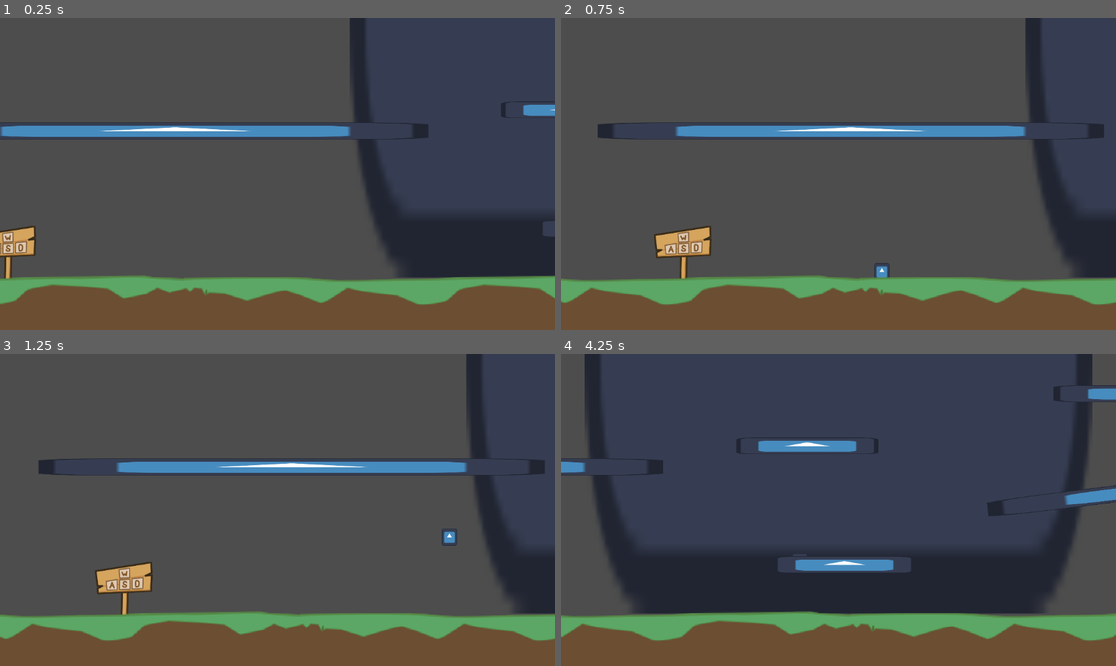
Above: before the commit, frames 1-4 (two rows, left to right).
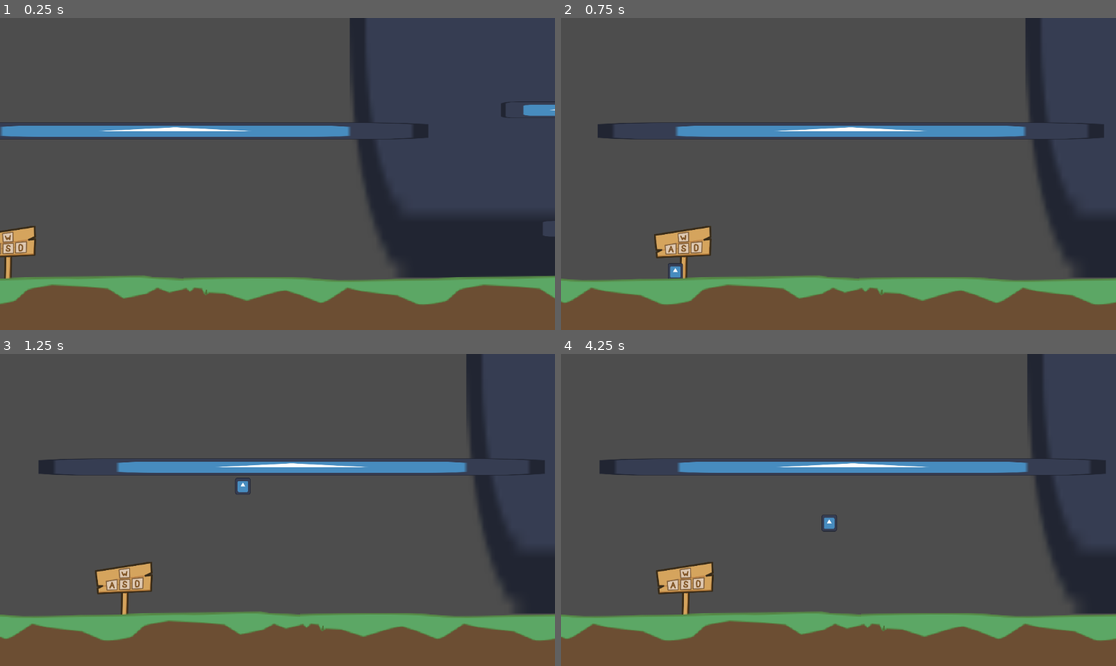
Above: after the commit, the same moments.

Repository: meatball133/GameJam2D
Game: Godot game, scene res://node_2d.tscn
Same seed, same stepped clock (60 frames per second), same inputs: the game is played once before the commit and once after it. The engine's default icon, where the game draws it, is replaced by a stand-in: a white triangle on a blue panel in a dark square.
Inputs (mouse positions are in pixels of both pictures, inside the frame that each line leads up to):
- Up to frame 1 (0.25 s): no input
- Up to frame 2 (0.75 s): tap Enter (ui_accept) at 0.5 s; move the mouse to (960, 158) at 0.52 s; hold D (right) from 0.53 s (still down); tap S (dash) at 0.6 s; click (960, 158) at 0.67 s
- Up to frame 3 (1.25 s): keep holding D (right); tap W (jump) at 0.77, 0.8, 1.07 s
- Up to frame 4 (4.25 s): move the mouse to (727, 525) at 1.27 s; release D (right) at 1.28 s; hold A (left) 1.28-2.03 s; tap W (jump) at 1.35, 1.52, 1.82, 2.3, 3.02, 3.32, 3.77, 3.8, 4.07 s; tap S (dash) at 1.55, 2.1, 3.05 s; move the mouse to (894, 441) at 2.02 s; hold D (right) 2.03-3.53 s; move the mouse to (810, 572) at 2.77 s; tap F at 2.85 s; click (810, 572) at 2.92 s; move the mouse to (1005, 556) at 3.52 s; hold A (left) from 3.53 s (still down); tap Space at 3.6 s

Frame 1 is identical in both runs. In frame 2, 0.2% of the frame differs, in the area x 19-60%, y 78-84%; in frame 3, 0.2%; in frame 4, 29%, in the area x 0-100%, y 0-92%.

Commit message:
coyote time

Diff:
--- a/character_body_2d.gd
+++ b/character_body_2d.gd
@@ -1,30 +1,33 @@
 extends CharacterBody2D
 
 
-const SPEED = 300.0
-const JUMP_VELOCITY = -400.0
-#TODO cyote time
+@export var speed = 300.0
+@export_range(0, 2000) var jump_veloicty = 400.0
+@export_range(0, 1) var coyote_time = 0.2
 @export var dash = 50.0
 
+var time_since_floor := 0.0
 
 func _physics_process(delta: float) -> void:
 	# Add the gravity.
 	if not is_on_floor():
 		velocity += get_gravity() * delta
 
+	# Coyote time
+	time_since_floor += delta
+	if is_on_floor():
+		time_since_floor = 0
+
 	# Handle jump.
-	if Input.is_action_just_pressed("jump") and is_on_floor():
-		velocity.y = JUMP_VELOCITY
+	if Input.is_action_just_pressed("jump") and time_since_floor <= coyote_time:
+		velocity.y = - jump_veloicty
 
 	# Get the input direction and handle the movement/deceleration.
 	# As good practice, you should replace UI actions with custom gameplay actions.
 	var direction := Input.get_axis("left", "right")
 	if direction:
-		velocity.x = direction * SPEED
+		velocity.x = direction * speed
 	else:
-		velocity.x = move_toward(velocity.x, 0, SPEED)
-
-	if Input.is_action_just_pressed("dash"):
-		velocity.x *= dash
+		velocity.x = move_toward(velocity.x, 0, speed)
 
 	move_and_slide()
--- a/node_2d.tscn
+++ b/node_2d.tscn
@@ -30,6 +30,7 @@
 position = Vector2(-776, -27)
 floor_snap_length = 25.0
 script = ExtResource("1_5c3xm")
+jump_veloicty = 750.0
 
 [node name="CollisionShape2D" type="CollisionShape2D" parent="Player"]
 shape = SubResource("RectangleShape2D_2u52f")
--- a/project.godot
+++ b/project.godot
@@ -45,3 +45,7 @@
 , Object(InputEventKey,"resource_local_to_scene":false,"resource_name":"","device":-1,"window_id":0,"alt_pressed":false …(186 unchanged characters)…
 ]
 }
+
+[physics]
+
+2d/default_gravity=1960.0
